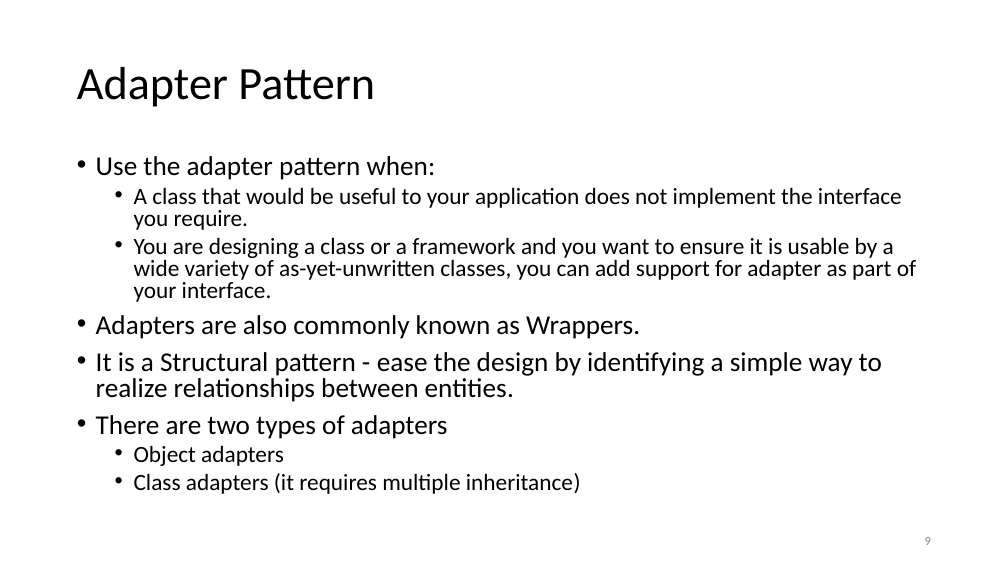
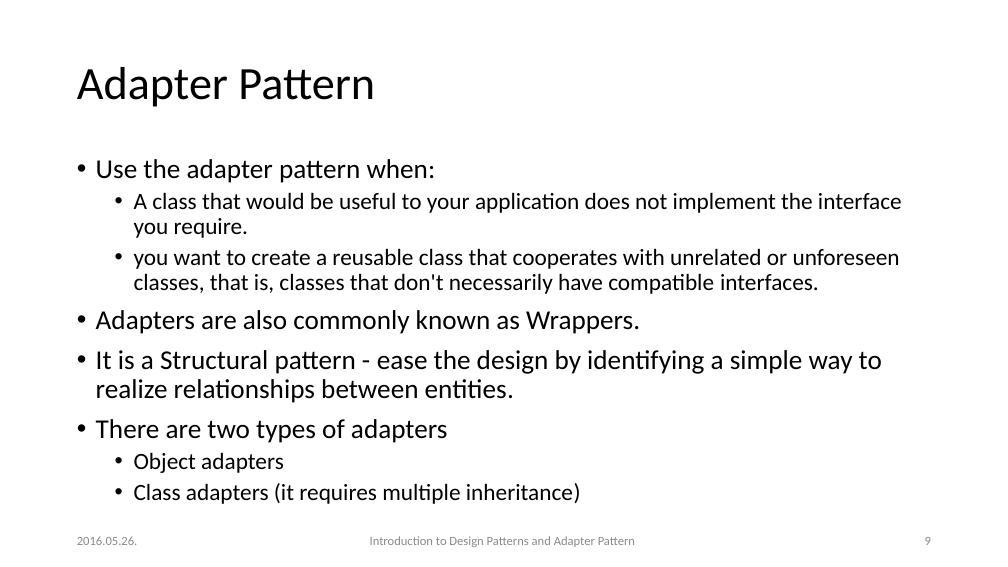
Before and after one commit to esziger/design_patterns, a slide deck: slide 9 of DP01_Into_And_Adapter_Pattern.pptx. Drawn at 1008x567 pixels with LibreOffice and Linux fonts; fonts in the diff are those of the drawing. Boxes give left, top, right and bottom in pixels: in the first picture for what was removed or moved away, otherwise in the second. Text is boxed around its words. In the diff, an @@ line names an element or a change of style, - is before the commit and + after.

```diff
--- a/DP01_Into_And_Adapter_Pattern.pptx
+++ b/DP01_Into_And_Adapter_Pattern.pptx
@@ text at [96, 159, 902, 504]: line spacing 0.8 to 0.9 @@
@@ text at [134, 248, 900, 294]: text changed @@
-  • You are designing a class or a framework and you want to ensure it is usable by a wide variety of as-yet-unwritten classes, you can add support for adapter as part of your interface.
+  • you want to create a reusable class that cooperates with unrelated or unforeseen classes, that is, classes that don't necessarily have compatible interfaces.
@@ text added at [77, 536, 138, 545], 12 pt, text #8C8C8C @@
+2016.05.26.
@@ text added at [370, 536, 635, 547], 12 pt, text #8C8C8C @@
+Introduction to Design Patterns and Adapter Pattern
```
Also in this commit, not shown: 25 other slides changed, 5 slides added, 2 slides removed.
